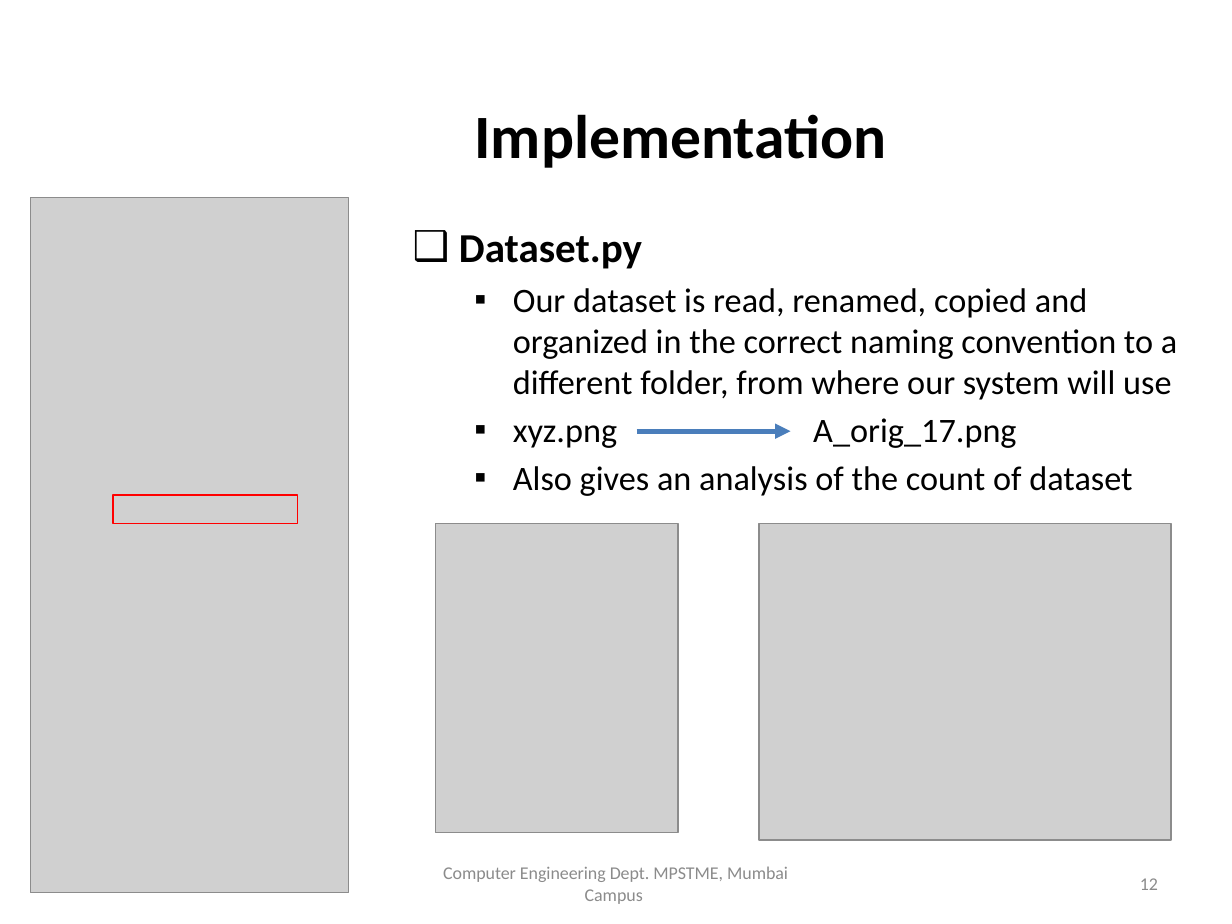
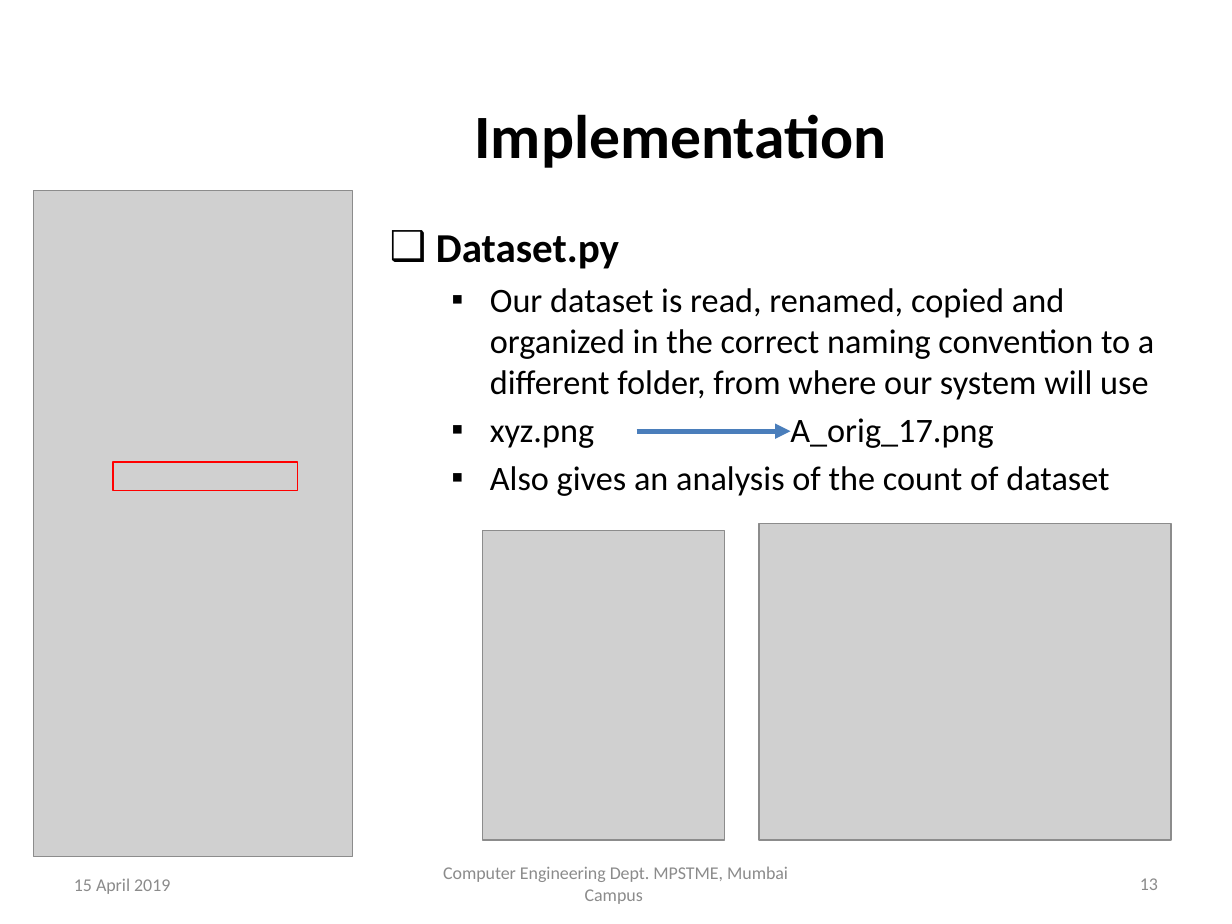
Before and after one commit to TeeeJaey/SignatureVerifier, a slide deck: slide 13 of PPT/B002_ProjectPPT.pptx (slide 12 before the commit). Drawn at 1232x924 pixels with LibreOffice and Linux fonts; fonts in the diff are those of the drawing; grey boxes stand for pictures; background and template pictures are left out. Boxes give left, top, right and bottom in pixels: in the first picture for what was removed or moved away, otherwise in the second. Text is boxed around its words. In the diff, an @@ line names an element or a change of style, - is before the commit and + after.

```diff
--- a/PPT/B002_ProjectPPT.pptx
+++ b/PPT/B002_ProjectPPT.pptx
@@ picture: place and size @@
-picture at bbox=[31, 197, 349, 893]
+picture at bbox=[33, 191, 352, 857]
@@ text "Dataset.py": place and size @@
-text "Dataset.py" at bbox=[459, 235, 1177, 496]
+text "Dataset.py" at bbox=[436, 235, 1154, 496]
@@ rectangle: place and size @@
-rectangle at bbox=[113, 495, 298, 524]
+rectangle at bbox=[113, 462, 298, 490]
@@ picture: place and size @@
-picture at bbox=[435, 524, 678, 833]
+picture at bbox=[482, 531, 724, 840]
@@ text at bbox=[74, 878, 170, 894]: text changed @@
-22 March 2019
+15 April 2019
@@ page number at bbox=[1140, 878, 1158, 890]: text changed @@
-12
+13
```
Also in this commit, not shown: 25 other slides changed, 2 slides added, 4 other files.
